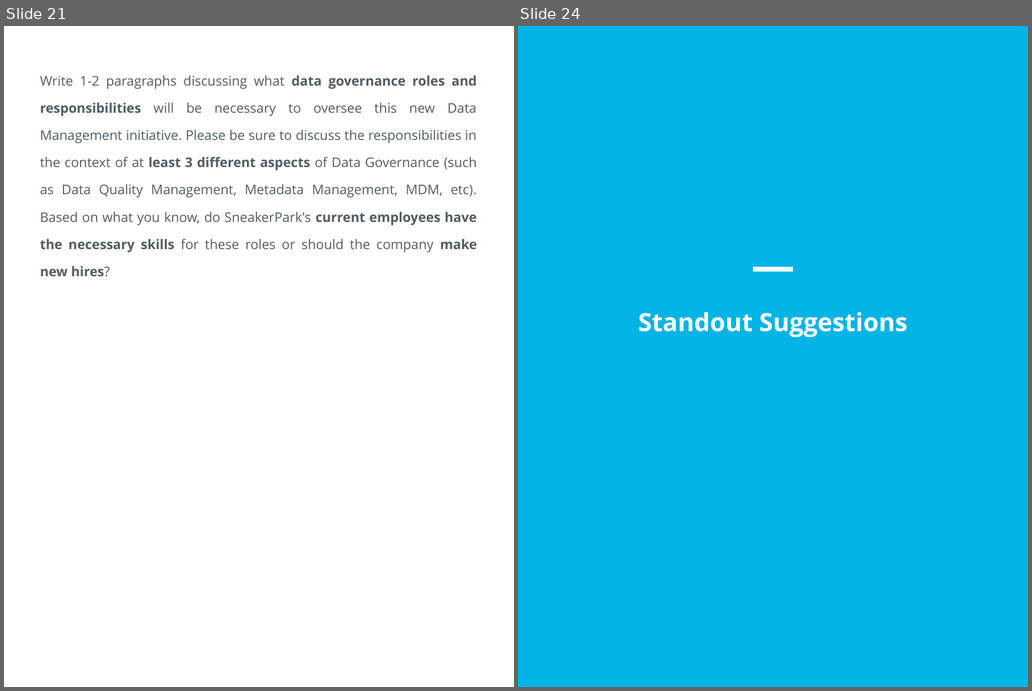
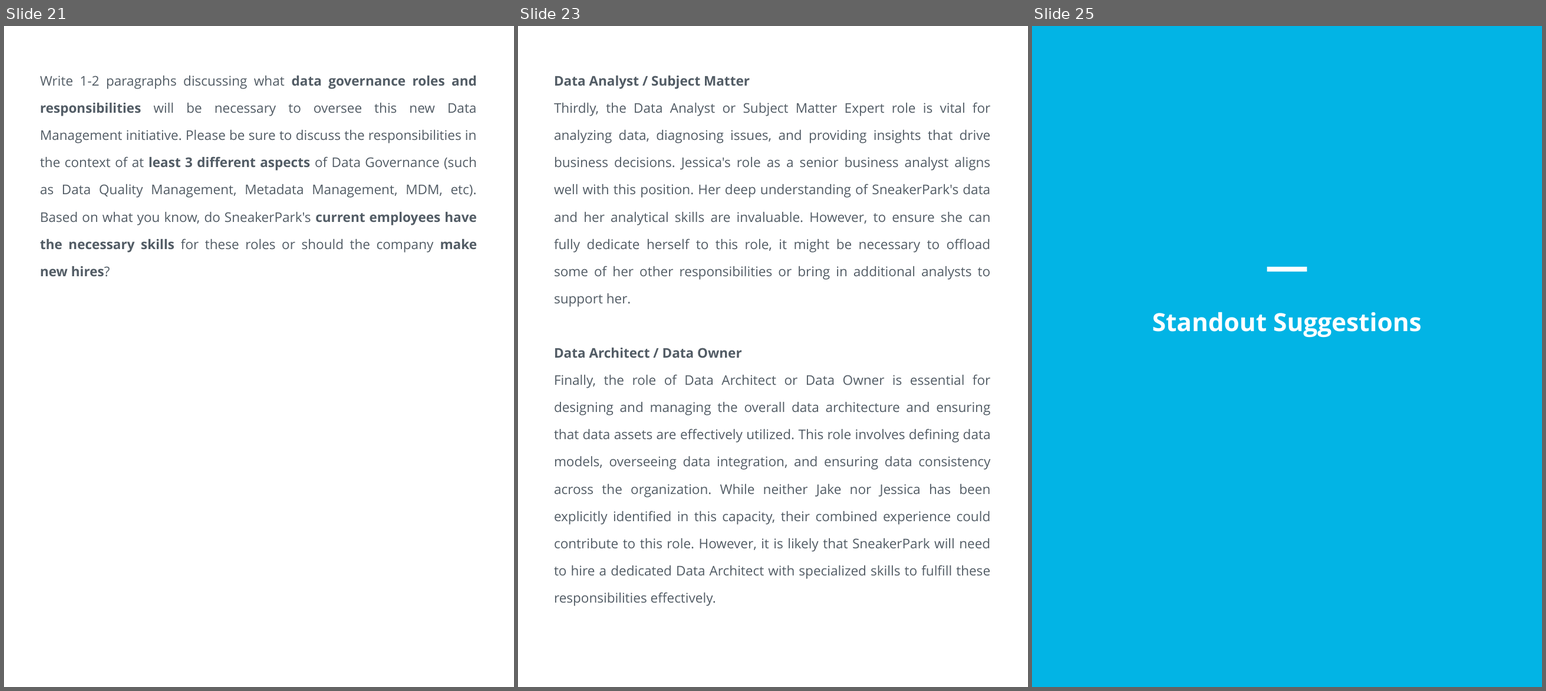
Before and after one commit to jaycode/udacity-data-governance-at-sneakerpark, a slide deck: starter-template.pptx. Shown side by side, each under a label of ours: slides 21 and 24 before the commit, slides 21, 23 and 25 after it; the slides between them are not shown. The pictures are 1032x691 and 1546x691 pixels, drawn with LibreOffice and Linux fonts; fonts in the diff are those of the drawing. Boxes give left, top, right and bottom in pixels: in the first picture for what was removed or moved away, otherwise in the second. Text is boxed around its words. In the diff, an @@ line names an element or a change of style, - is before the commit and + after.

```diff
--- a/starter-template.pptx
+++ b/starter-template.pptx
@@ slide 23 added at (518, 26, 1028, 687), background #FFFFFF @@
@@ text added at (554, 76, 991, 606), 16 pt, text #525C65 @@
+Data Analyst / Subject Matter
+Thirdly, the Data Analyst or Subject Matter Expert role is vital for analyzing data, diagnosing issues, and providing insights that drive business decisions. Jessica's role as a senior business analyst aligns well with this position. Her deep understanding of SneakerPark's data and her analytical skills are invaluable. However, to ensure she can fully dedicate herself to this role, it might be necessary to offload some of her other responsibilities or bring in additional analysts to support her.
+Data Architect / Data Owner
+Finally, the role of Data Architect or Data Owner is essential for designing and managing the overall data architecture and ensuring that data assets are effectively utilized. This role involves defining data models, overseeing data integration, and ensuring data consistency across the organization. While neither Jake nor Jessica has been explicitly identified in this capacity, their combined experience could contribute to this role. However, it is likely that SneakerPark will need to hire a dedicated Data Architect with specialized skills to fulfill these responsibilities effectively.
@@ what was slide 24 is now slide 25 @@
```
Also in this commit, not shown: 2 slides changed, 1 other slide added, 1 slide removed, 2 other files.
